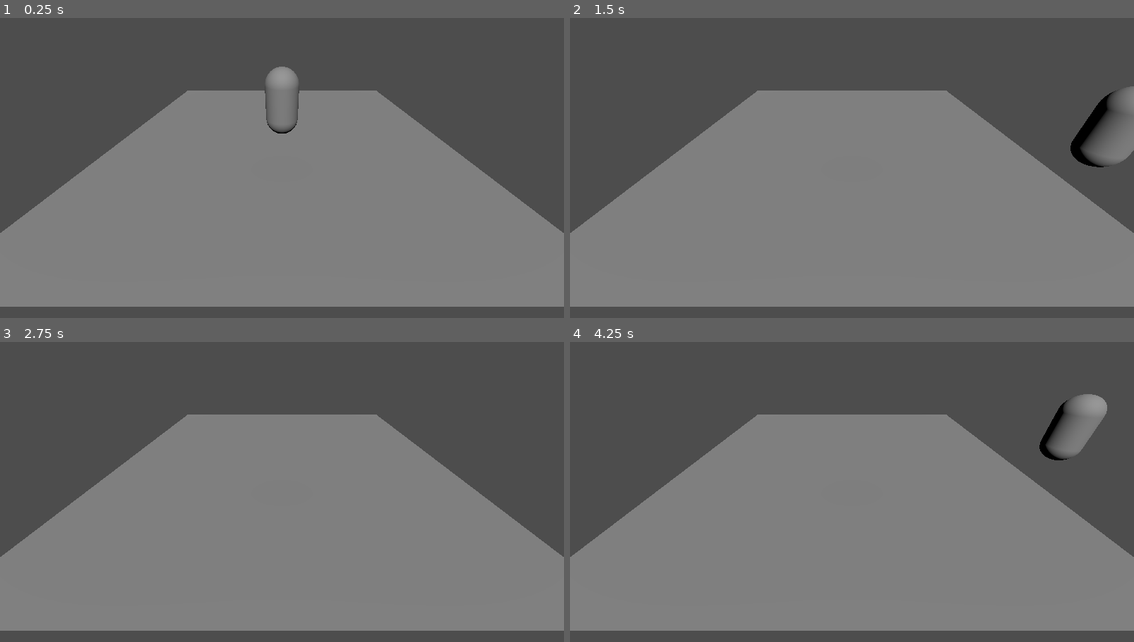
Above: before the commit, frames 1-4 (two rows, left to right).
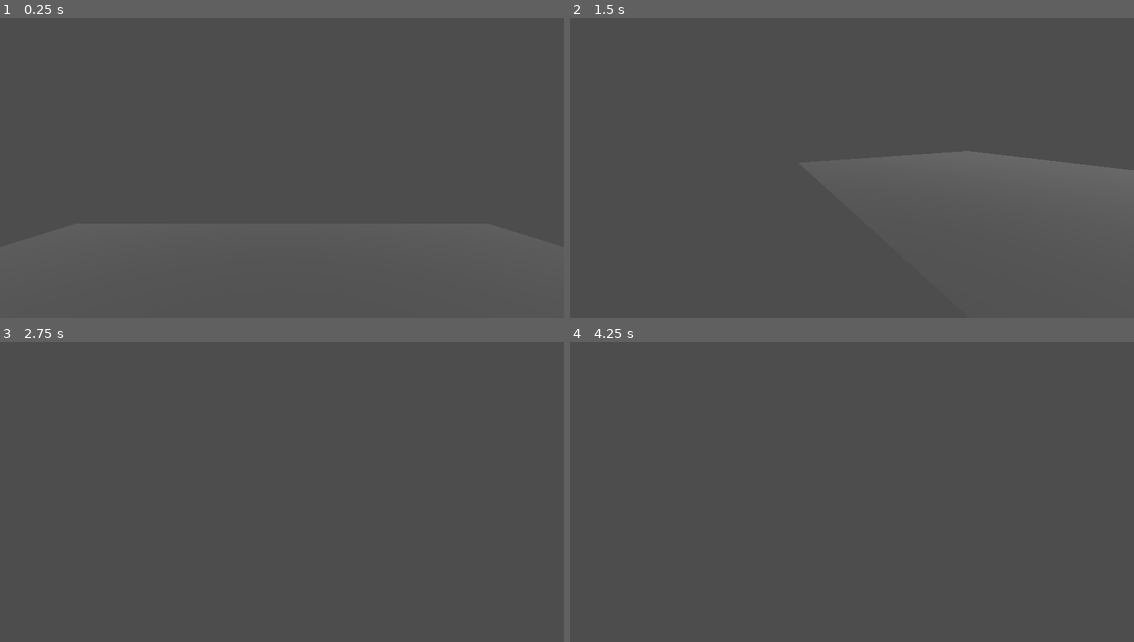
Above: after the commit, the same moments.

Repository: Vojguard/Diegetic-Yellow
Game: Godot game, scene res://MainScene/main_scene.tscn
Same seed, same stepped clock (60 frames per second), same inputs: the game is played once before the commit and once after it. The project has no main scene, so this scene is started directly.
Inputs (mouse positions are in pixels of both pictures, inside the frame that each line leads up to):
- Up to frame 1 (0.25 s): no input
- Up to frame 2 (1.5 s): tap Enter at 0.5 s; move the mouse to (976, 144) at 0.52 s; hold D (right) 0.53-1.28 s; move the mouse to (739, 177) at 1.27 s; hold S (backward) from 1.28 s (still down)
- Up to frame 3 (2.75 s): move the mouse to (338, 414) at 2.02 s; release S (backward) at 2.03 s; hold D (right) from 2.03 s (still down)
- Up to frame 4 (4.25 s): tap Space at 2.75 s; move the mouse to (823, 546) at 2.77 s; release D (right) at 2.78 s; hold W (forward) 2.78-3.53 s; move the mouse to (1021, 531) at 3.52 s; hold A (left) from 3.53 s (still down); tap Escape at 4.15 s

The runs differ from the first frame. In frame 1, 56% of the frame differs, in the area x 0-100%, y 16-97%; in frame 2, 58%, in the area x 0-100%, y 22-97%; in frame 3, 56%; in frame 4, 57%.

Commit message:
it rotates
first person camera, rotation

Diff:
--- /dev/null
+++ b/MainScene/main_scene.gd
@@ -0,0 +1,8 @@
+extends Node3D
+
+func _ready() -> void:
+	Input.mouse_mode = Input.MOUSE_MODE_CAPTURED
+
+func _process(delta: float) -> void:
+	if Input.is_key_pressed(KEY_ESCAPE):
+		Input.mouse_mode = Input.MOUSE_MODE_VISIBLE
--- a/MainScene/main_scene.tscn
+++ b/MainScene/main_scene.tscn
@@ -1,27 +1,31 @@
-[gd_scene load_steps=4 format=3 uid="uid://08msfmig0t30"]
+[gd_scene load_steps=6 format=3 uid="uid://08msfmig0t30"]
 
 [ext_resource type="PackedScene" uid="uid://dry5s7ff6a5i0" path="res://Player/player.tscn" id="1_fyr3e"]
+[ext_resource type="Script" uid="uid://c86ly3ox8pyub" path="res://MainScene/main_scene.gd" id="1_qjv46"]
 
-[sub_resource type="PlaneMesh" id="PlaneMesh_qjv46"]
+[sub_resource type="StandardMaterial3D" id="StandardMaterial3D_qjv46"]
+albedo_color = Color(0.347817, 0.347817, 0.347817, 1)
+
+[sub_resource type="PlaneMesh" id="PlaneMesh_25u3m"]
+material = SubResource("StandardMaterial3D_qjv46")
 size = Vector2(10, 10)
 
 [sub_resource type="BoxShape3D" id="BoxShape3D_25u3m"]
 size = Vector3(10, 0.1, 10)
 
 [node name="MainScene" type="Node3D"]
+script = ExtResource("1_qjv46")
 
-[node name="GroundPlane" type="StaticBody3D" parent="."]
+[node name="Environment" type="Node3D" parent="."]
 
-[node name="MeshInstance3D" type="MeshInstance3D" parent="GroundPlane"]
-mesh = SubResource("PlaneMesh_qjv46")
-skeleton = NodePath("../..")
+[node name="GroundPlane" type="StaticBody3D" parent="Environment"]
 
-[node name="CollisionShape3D" type="CollisionShape3D" parent="GroundPlane"]
+[node name="MeshInstance3D" type="MeshInstance3D" parent="Environment/GroundPlane"]
+mesh = SubResource("PlaneMesh_25u3m")
+
+[node name="CollisionShape3D" type="CollisionShape3D" parent="Environment/GroundPlane"]
 transform = Transform3D(1, 0, 0, 0, 1, 0, 0, 0, 1, -0.0106201, 0, 0)
 shape = SubResource("BoxShape3D_25u3m")
-
-[node name="MainCamera" type="Camera3D" parent="."]
-transform = Transform3D(1, 0, 0, 0, 0.825321, 0.564665, 0, -0.564665, 0.825321, 0, 3.14562, 6.15718)
 
 [node name="Player" parent="." instance=ExtResource("1_fyr3e")]
 transform = Transform3D(1, 0, 0, 0, 1, 0, 0, 0, 1, 0, 1.024, 0)
--- a/Player/player.gd
+++ b/Player/player.gd
@@ -1,11 +1,15 @@
 extends CharacterBody3D
 
 @export var movementSpeed : float = 500.0
+@export var mouseSensivity : float = 0.005
+@export var cameraVerticalLimit : float = 45
+
+@onready var _camera : Camera3D = $Camera
 
 func _process(delta: float) -> void:
 	var dir : Vector3 = _handle_input()
 	if dir.length() > 0.9:
-		velocity = dir * movementSpeed * delta
+		velocity = transform.basis * dir * movementSpeed * delta
 	else :
 		velocity = Vector3.ZERO
 	move_and_slide()
@@ -13,12 +17,18 @@
 func _handle_input() -> Vector3:
 	var direction : Vector3 = Vector3.ZERO
 	if Input.is_action_pressed("forward"):
-		direction = direction + Vector3.FORWARD
+		direction.z += -1
 	if Input.is_action_pressed("backward"):
-		direction = direction + Vector3.BACK
+		direction.z += 1
 	if Input.is_action_pressed("left"):
-		direction = direction + Vector3.LEFT
+		direction.x += -1
 	if Input.is_action_pressed("right"):
-		direction = direction + Vector3.RIGHT
+		direction.x += 1
 	var normDir = direction.normalized()
 	return normDir
+
+func _unhandled_input(event: InputEvent) -> void:
+	if event is InputEventMouseMotion:
+		rotate_y(-event.relative.x * mouseSensivity)
+		_camera.rotate_x(-event.relative.y * mouseSensivity)
+		_camera.rotation.x = clamp(_camera.rotation.x, deg_to_rad(-cameraVerticalLimit), deg_to_rad(cameraVerticalLimit))
--- a/Player/player.tscn
+++ b/Player/player.tscn
@@ -14,3 +14,6 @@
 
 [node name="MeshInstance3D" type="MeshInstance3D" parent="."]
 mesh = SubResource("CapsuleMesh_hvfyp")
+
+[node name="Camera" type="Camera3D" parent="."]
+transform = Transform3D(1, 0, 0, 0, 1, 0, 0, 0, 1, 0, 0.5, 0)
Not shown, added: MainScene/main_scene.gd.uid
